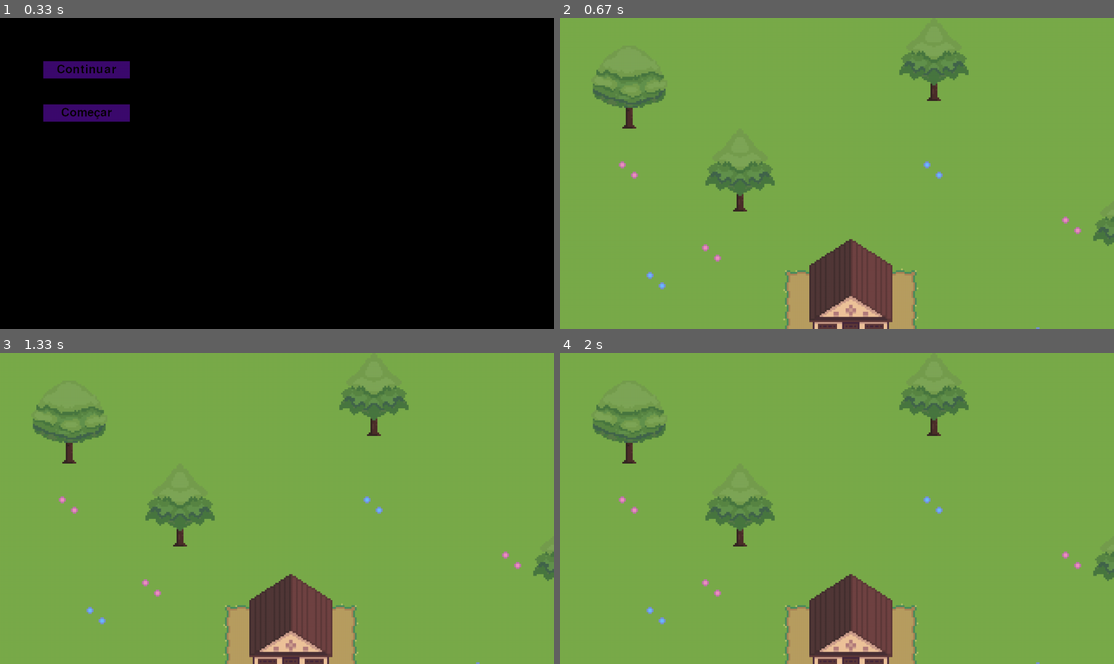
Above: before the commit, frames 1-4 (two rows, left to right).
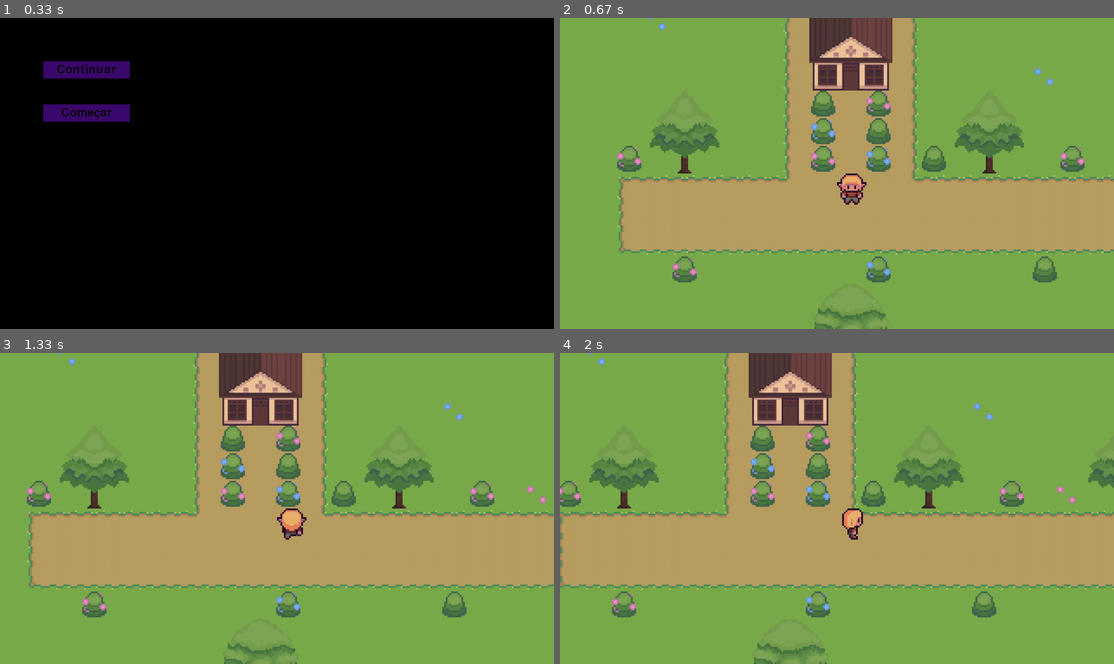
Above: after the commit, the same moments.

Repository: cabral-tiago/pygame-evert
Game: pygame game, started from main.py
Two runs of this game, one before a commit and one after it. Both use one fixed random seed, a clock stepped at 60 frames per second and the inputs below.
Inputs (mouse positions are in pixels of both pictures, inside the frame that each line leads up to):
- Up to frame 1 (0.33 s): no input
- Up to frame 2 (0.67 s): click (648, 70) at 0.38 s
- Up to frame 3 (1.33 s): hold Right 0.67-1.13 s; move the mouse to (254, 520) at 0.7 s; hold Up from 1.17 s (still down)
- Up to frame 4 (2 s): release Up at 1.47 s; hold Right 1.5-1.97 s

Frame 1 is identical in both runs. In frame 2, 44% of the frame differs, in the area x 5-100%, y 0-100%; in frame 3, 45%; in frame 4, 46%, in the area x 0-100%, y 0-100%.

Commit message:
[Add] Centering Level (camera) on Player
Adds centering the "camera" (level) on the Player

Diff:
--- a/classes/level.py
+++ b/classes/level.py
@@ -18,6 +18,9 @@
         # Player
         self.__player_appear: bool = False
         self.__player_spawn: Tuple[int, int] = (0, 0)
+
+        # Camera
+        self.__camera_offset: Tuple[int, int] = (0, 0)
 
         with open(path+"/level_info.json", "r", encoding="utf-8") as file:
             level_info = json.load(file)
@@ -61,7 +64,11 @@
     def get_player_spawn(self) -> Tuple[int, int]:
         return self.__player_spawn
 
+    def center_on_player(self, player_rect: Rect) -> None:
+        x, y = player_rect.x, player_rect.y
+        self.__camera_offset = (configs.SCREEN_W//2 - x, configs.SCREEN_H//2 - y)
+
     def draw(self, screen: Surface) -> None:
         screen.blit(self.__background, (0, 0))
         for layer in self.__layers:
-            screen.blit(layer.get_surface(), (0, 0))
+            screen.blit(layer.get_surface(), self.__camera_offset)
--- a/scenes/world.py
+++ b/scenes/world.py
@@ -4,6 +4,7 @@
 from pygame.surface import Surface
 from classes.enums import PlayerDirection
 import pygame
+import configs
 
 
 class World(Scene):
@@ -39,11 +40,15 @@
         # Updating player
         self.__player.update(dt)
 
+        if self.get_current_level().is_player_visible():
+            self.get_current_level().center_on_player(self.__player.get_rect())
+
     def change_level(self, level_nr: int) -> None:
         super().change_level(level_nr)
-        self.__player.teleport(super().get_current_level().get_player_spawn())
+        self.__player.teleport(self.get_current_level().get_player_spawn())
 
     def draw(self, screen: Surface) -> None:
         self.get_current_level().draw(screen)
-        screen.blit(self.__player.get_surface(), self.__player.get_rect())
+        if self.get_current_level().is_player_visible():
+            screen.blit(self.__player.get_surface(), (configs.SCREEN_W//2, configs.SCREEN_H//2))
         super().draw(screen)
